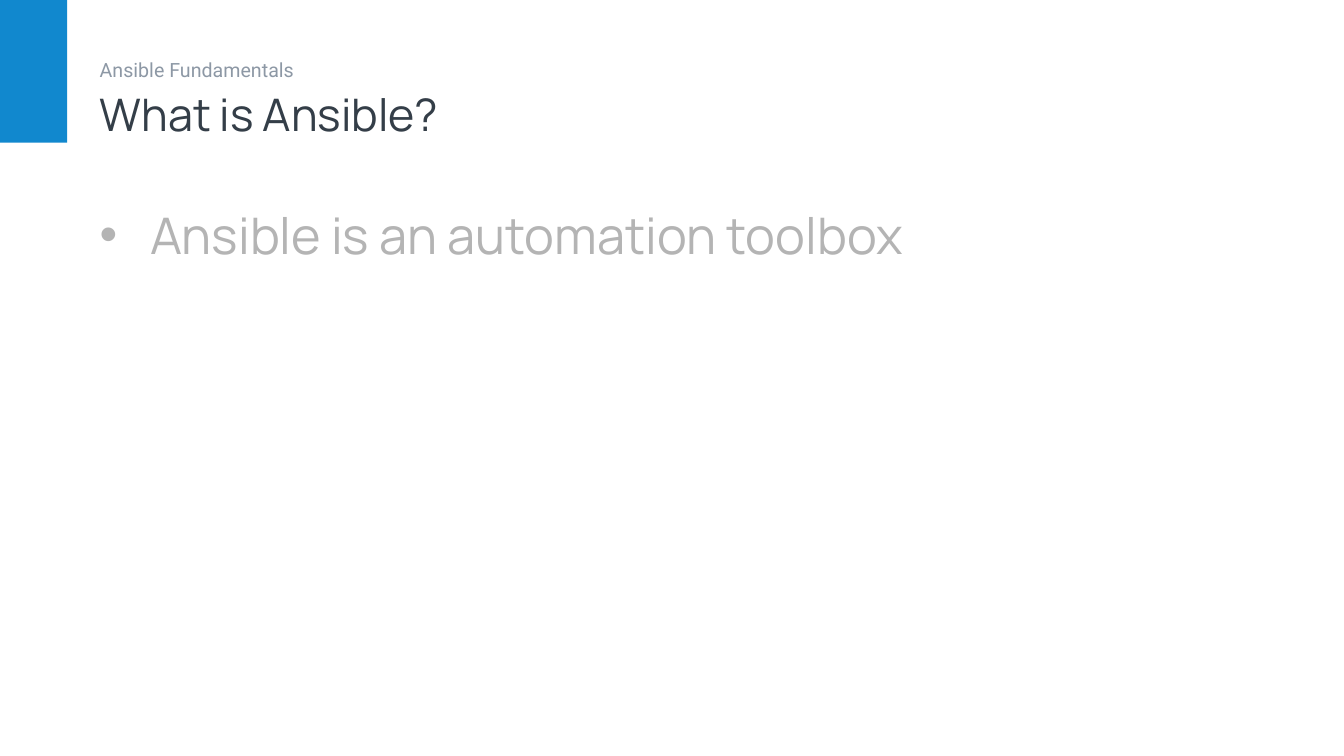
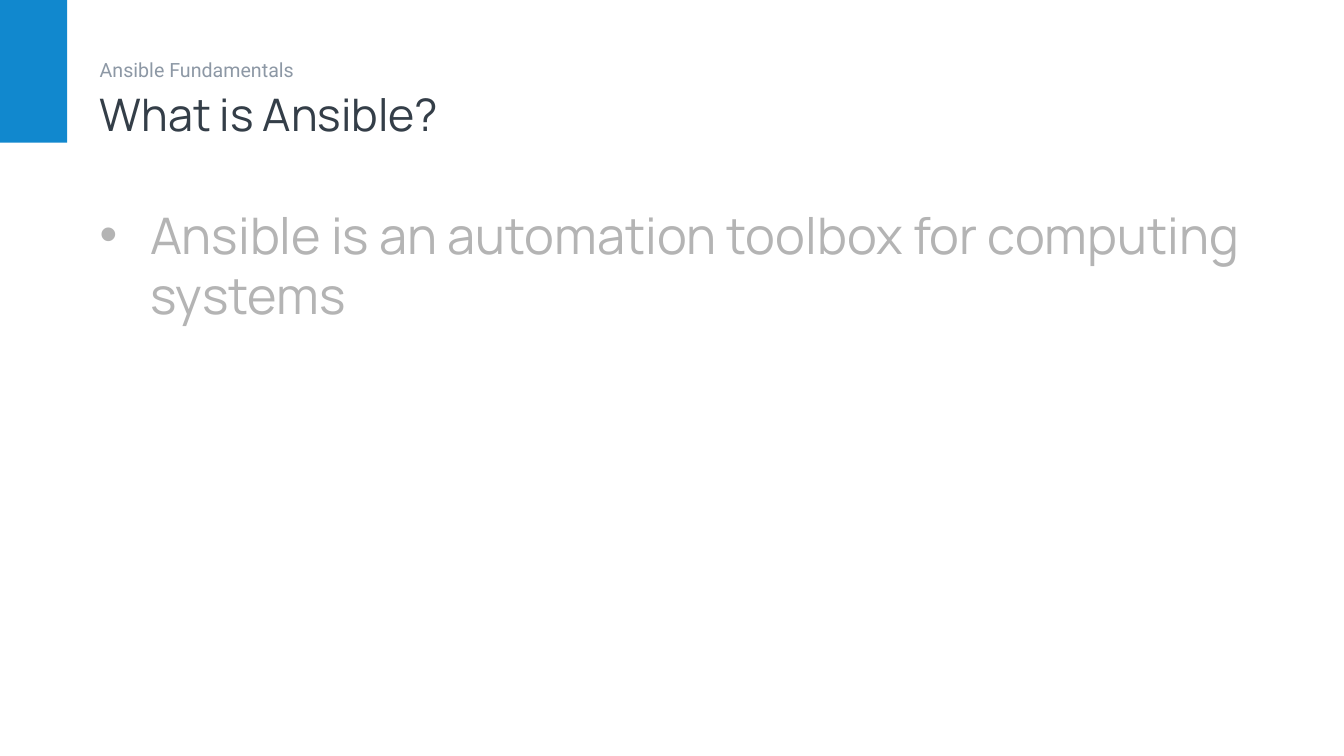
Before and after one commit to daveyb/ansible-fundamentals, a slide deck: slide 5 of slides/Ansible Fundamentals.pptx. Drawn at 1344x756 pixels with LibreOffice and Linux fonts; fonts in the diff are those of the drawing. Boxes give left, top, right and bottom in pixels: in the first picture for what was removed or moved away, otherwise in the second. Text is boxed around its words. In the diff, an @@ line names an element or a change of style, - is before the commit and + after.

```diff
--- a/slides/Ansible Fundamentals.pptx
+++ b/slides/Ansible Fundamentals.pptx
@@ text at bbox=[150, 217, 1239, 326]: text changed @@
-• Ansible is an automation toolbox
+• Ansible is an automation toolbox for computing systems
```
Also in this commit, not shown: 2 other slides changed.
